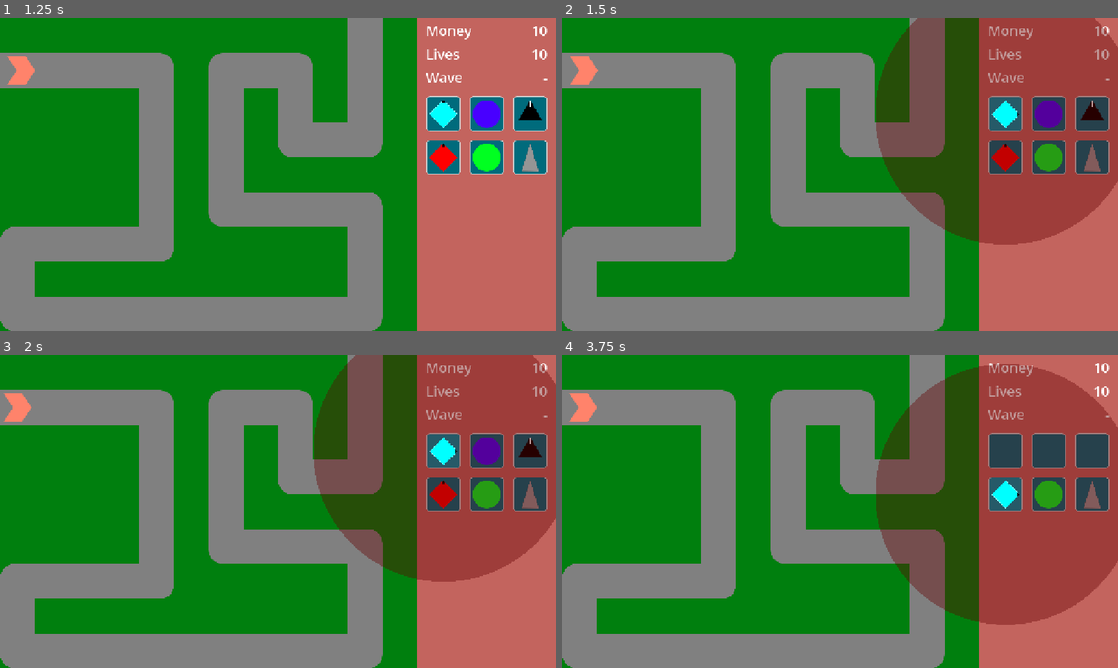
Above: before the commit, frames 1-4 (two rows, left to right).
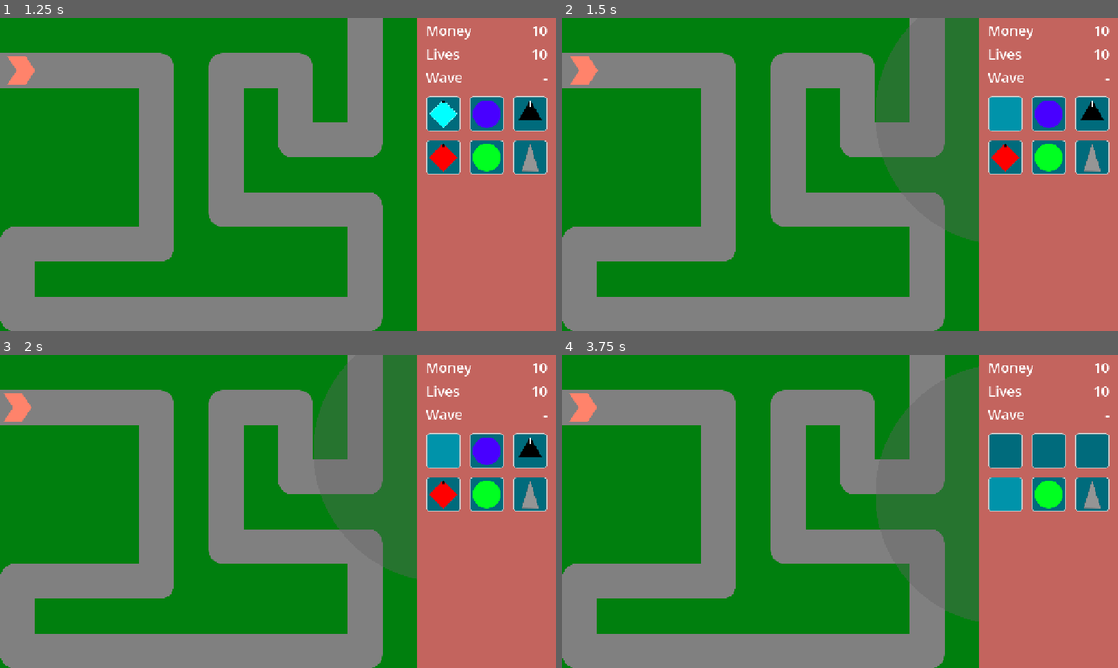
Above: after the commit, the same moments.

Repository: phrasmotica/godot-tower-defence
Game: Godot game, scene res://scenes/game.tscn
The game is run twice, just before and just after one commit, with the same random seed, the same clock (stepped at 60 frames per second) and the same inputs.
Inputs (mouse positions are in pixels of both pictures, inside the frame that each line leads up to):
- Up to frame 1 (1.25 s): click "Play path 0" at 0.5 s
- Up to frame 2 (1.5 s): click (1006, 115) at 1.25 s
- Up to frame 3 (2 s): no input
- Up to frame 4 (3.75 s): click (1051, 452) at 2 s; click (1090, 452) at 2.75 s; click (1006, 492) at 3.5 s

Frame 1 is identical in both runs. In frame 2, 27% of the frame differs, in the area x 56-100%, y 0-73%; in frame 3, 27%; in frame 4, 30%, in the area x 56-100%, y 2-87%.

Commit message:
Add new towers as children of tower manager node

Diff:
--- a/scenes/towers/tower_manager.gd
+++ b/scenes/towers/tower_manager.gd
@@ -123,8 +123,11 @@
 
 	TowerEvents.emit_selected_tower_changed(selected_tower, old_tower)
 
-func _on_tower_placing_started(_tower: Tower) -> void:
+func _on_tower_placing_started(tower: Tower) -> void:
 	deselect_tower()
+
+	# BUG: the tower is not appearing above the game tint when selected...
+	add_child(tower)
 
 func _on_tower_placing_finished(_tower: Tower) -> void:
 	# ensure the tower is not part of the UI anymore
--- a/scenes/ui/game_ui/states/game_ui_state_creating_tower.gd
+++ b/scenes/ui/game_ui/states/game_ui_state_creating_tower.gd
@@ -19,6 +19,4 @@
 
 	placing_tower.hide()
 
-	_game_ui.add_child(placing_tower)
-
 	transition_state(GameUI.State.PLACING_TOWER, GameUIStateData.build().with_placing_tower(placing_tower))
